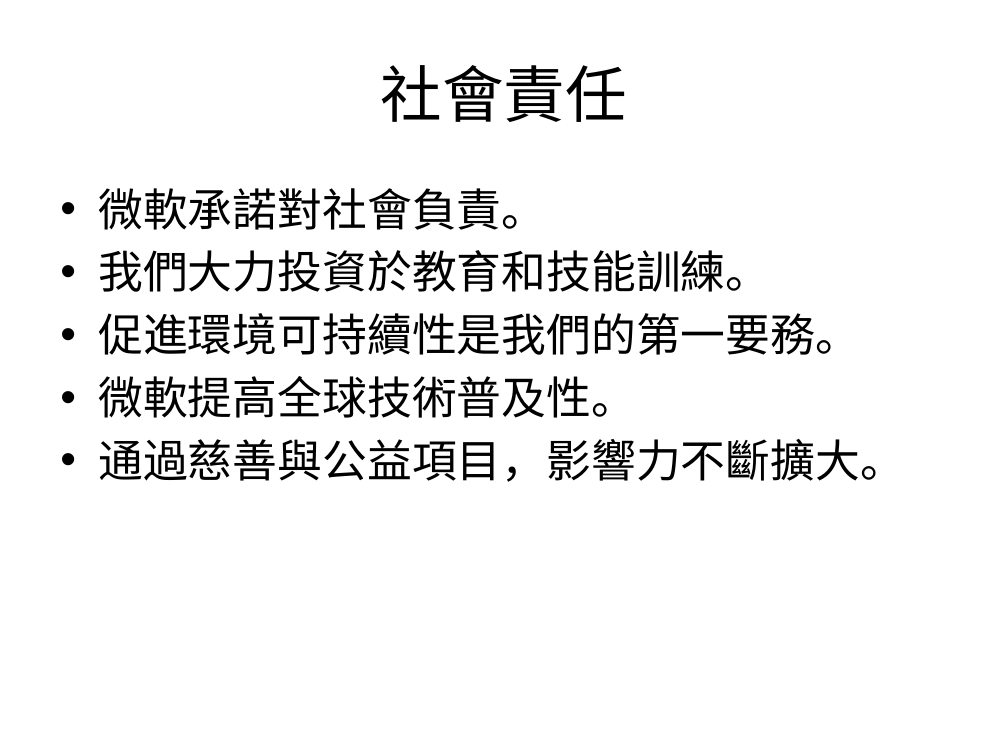
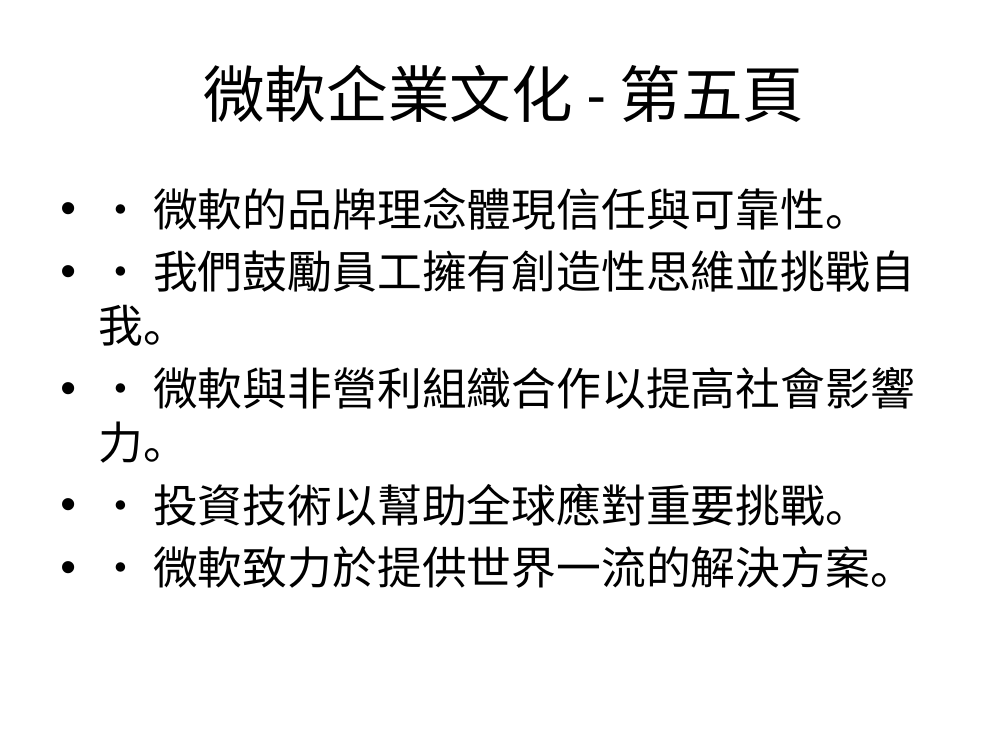
Before and after one commit to ownway22/ai-foundry-agents-samples, a slide deck: slide 5 of examples/mcp/filesystem_example/sample_files/microsoft_culture.pptx. Drawn at 1008x756 pixels with LibreOffice and Linux fonts; fonts in the diff are those of the drawing. Boxes give left, top, right and bottom in pixels: in the first picture for what was removed or moved away, otherwise in the second. Text is boxed around its words. In the diff, an @@ line names an element or a change of style, - is before the commit and + after.

```diff
--- a/examples/mcp/filesystem_example/sample_files/microsoft_culture.pptx
+++ b/examples/mcp/filesystem_example/sample_files/microsoft_culture.pptx
@@ title at (203,65,805,122): text changed @@
-社會責任
+微軟企業文化 - 第五頁
@@ text at (98,187,915,588): text changed @@
-• 微軟承諾對社會負責。
-• 我們大力投資於教育和技能訓練。
-• 促進環境可持續性是我們的第一要務。
-• 微軟提高全球技術普及性。
-• 通過慈善與公益項目，影響力不斷擴大。
+• • 微軟的品牌理念體現信任與可靠性。
+• • 我們鼓勵員工擁有創造性思維並挑戰自我。
+• • 微軟與非營利組織合作以提高社會影響力。
+• • 投資技術以幫助全球應對重要挑戰。
+• • 微軟致力於提供世界一流的解決方案。
```
Also in this commit, not shown: 4 other slides changed, 1 other file.
